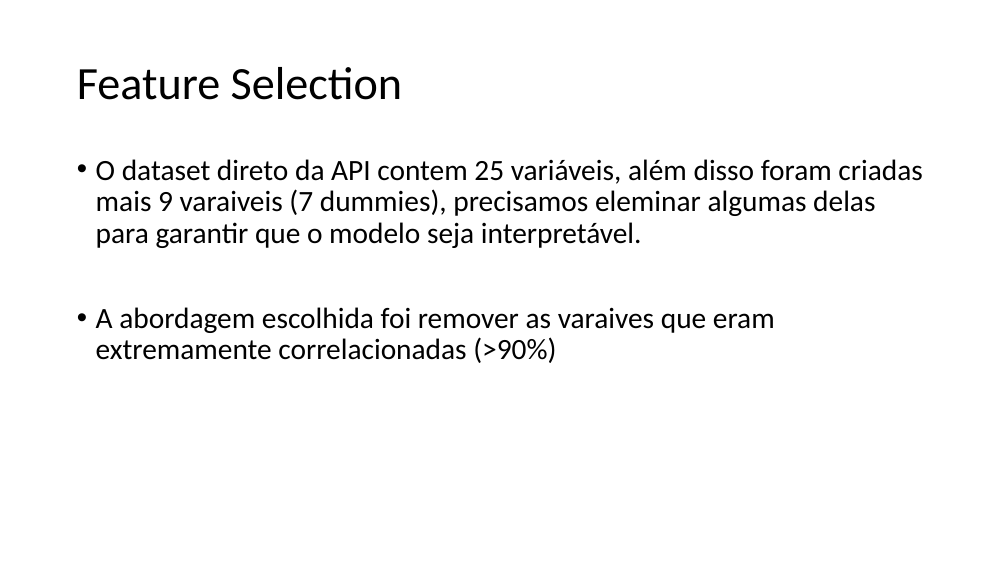
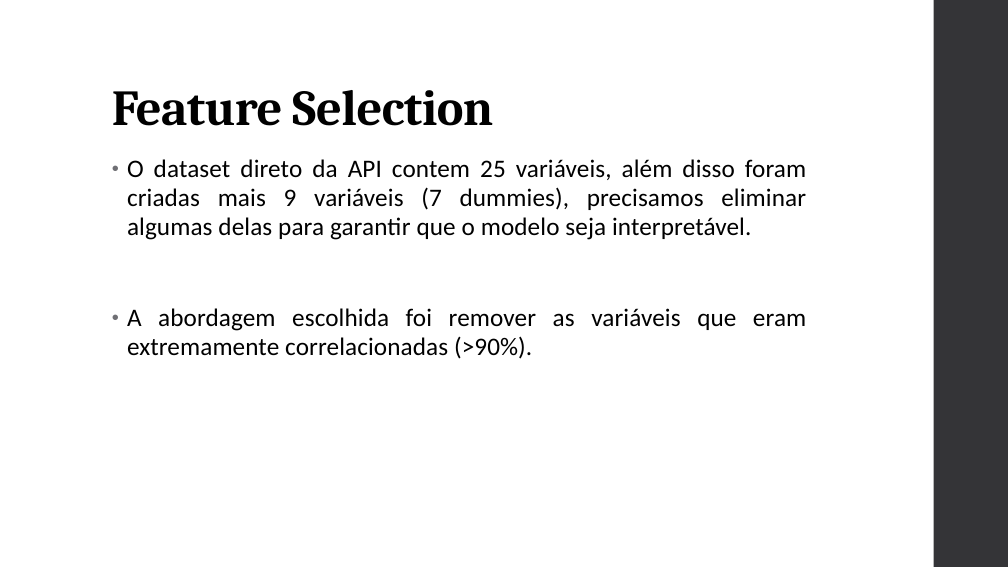
Before and after one commit to rodrigo-neumann/Stone-Age-Covid-project, a slide deck: slide 9 of Stone Age_apresentação.pptx. Drawn at 1008x567 pixels with LibreOffice and Linux fonts; fonts in the diff are those of the drawing. Boxes give left, top, right and bottom in pixels: in the first picture for what was removed or moved away, otherwise in the second. Text is boxed around its words. In the diff, an @@ line names an element or a change of style, - is before the commit and + after.

```diff
--- a/Stone Age_apresentação.pptx
+++ b/Stone Age_apresentação.pptx
@@ rectangle added at (x1=934, y1=0, x2=1008, y2=567), fill #353537 @@
@@ title "Feature Selection" moved from (x1=77, y1=67, x2=403, y2=100) to (x1=112, y1=90, x2=493, y2=126) @@
@@ title "Feature Selection" at (x1=112, y1=90, x2=493, y2=126): size 44 to 48 pt, font Calibri to Cambria, letter spacing 0 to -0.5 pt, bold on; vertical alignment middle to bottom @@
@@ text at (x1=127, y1=159, x2=806, y2=359): text changed; size 28 to 24 pt @@
-• O dataset direto da API contem 25 variáveis, além disso foram criadas mais 9 varaiveis (7 dummies), precisamos eleminar algumas delas para garantir que o modelo seja interpretável.
-• A abordagem escolhida foi remover as varaives que eram extremamente correlacionadas (>90%)
+• O dataset direto da API contem 25 variáveis, além disso foram criadas mais 9 variáveis (7 dummies), precisamos eliminar algumas delas para garantir que o modelo seja interpretável.
+• A abordagem escolhida foi remover as variáveis que eram extremamente correlacionadas (>90%).
```
Also in this commit, not shown: 17 other slides changed, 1 slide added, 1 slide removed.
